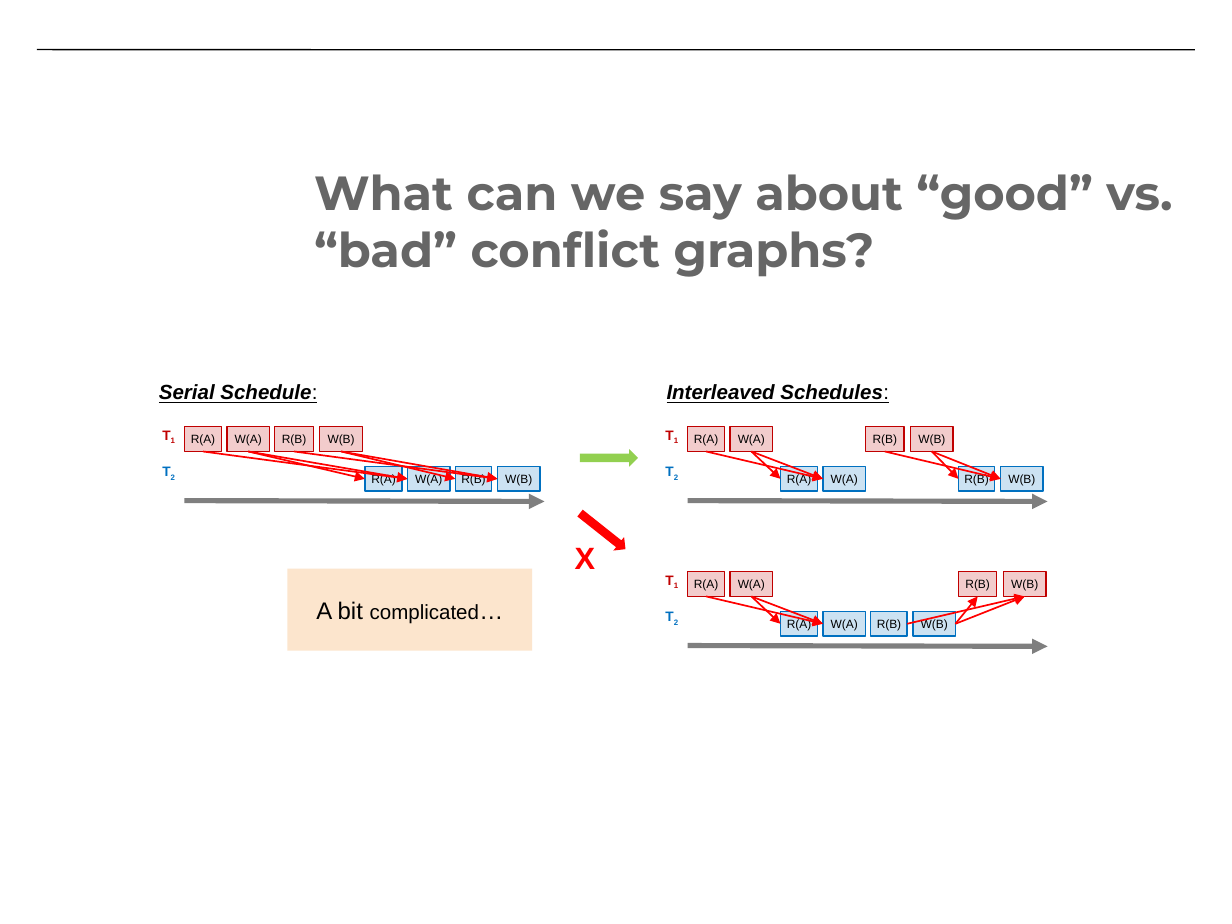
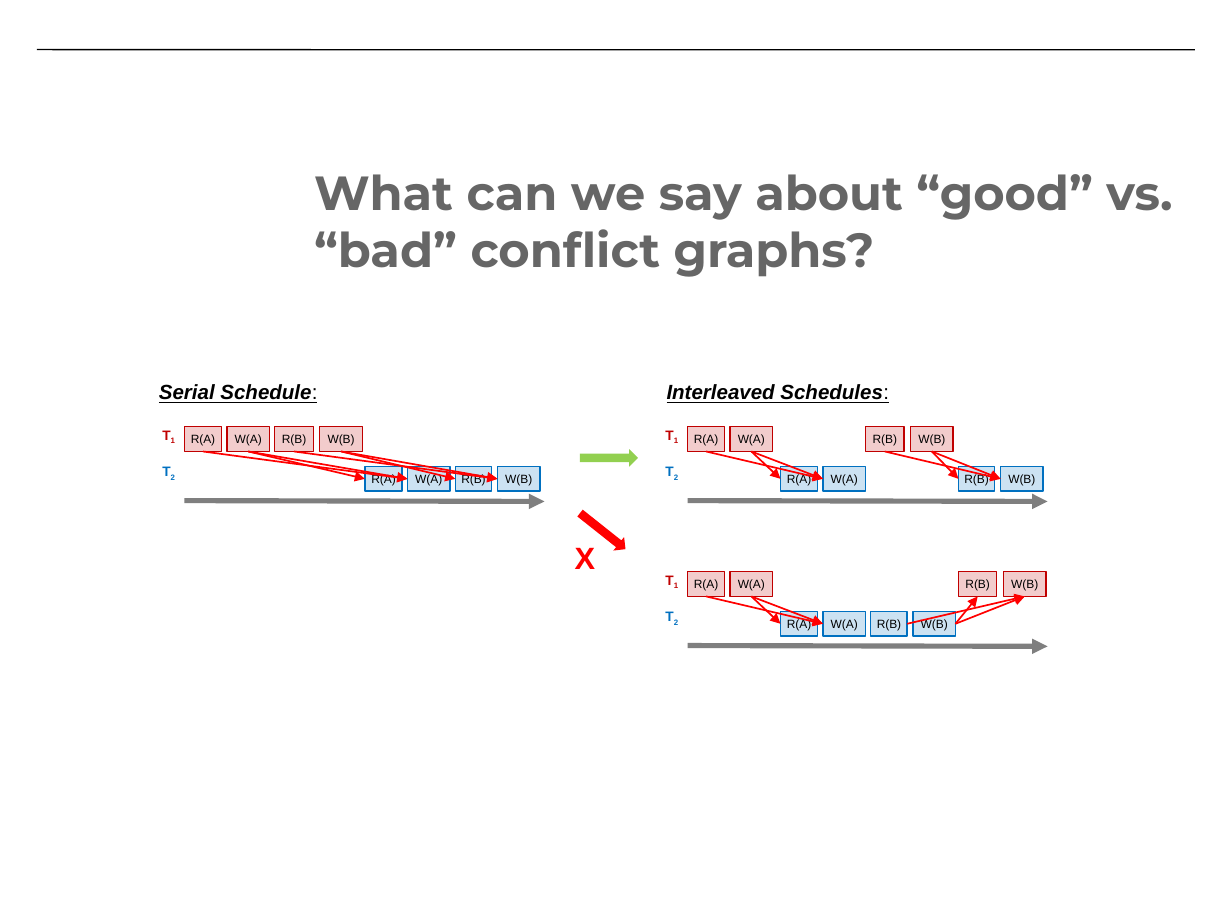
Before and after one commit to CS-W4121/cs-w4121.github.io, a slide deck: slide 72 of slides/Topic 3 - transactions and ACID.pptx (slide 68 before the commit). Drawn at 1232x924 pixels with LibreOffice and Linux fonts; fonts in the diff are those of the drawing. Boxes give left, top, right and bottom in pixels: in the first picture for what was removed or moved away, otherwise in the second. Text is boxed around its words. In the diff, an @@ line names an element or a change of style, - is before the commit and + after.

```diff
--- a/slides/Topic 3 - transactions and ACID.pptx
+++ b/slides/Topic 3 - transactions and ACID.pptx
@@ rectangle removed at (287,569,532,652) @@
-A bit complicated…
```
Also in this commit, not shown: 4 other slides changed, 5 slides added.
